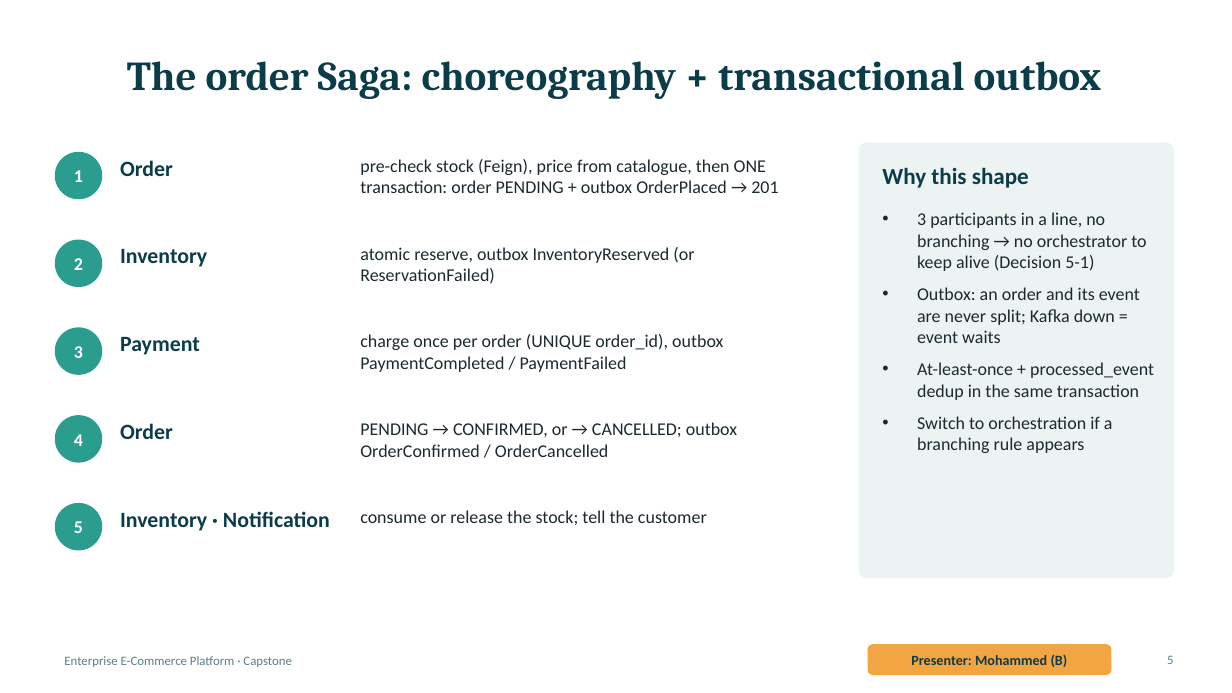
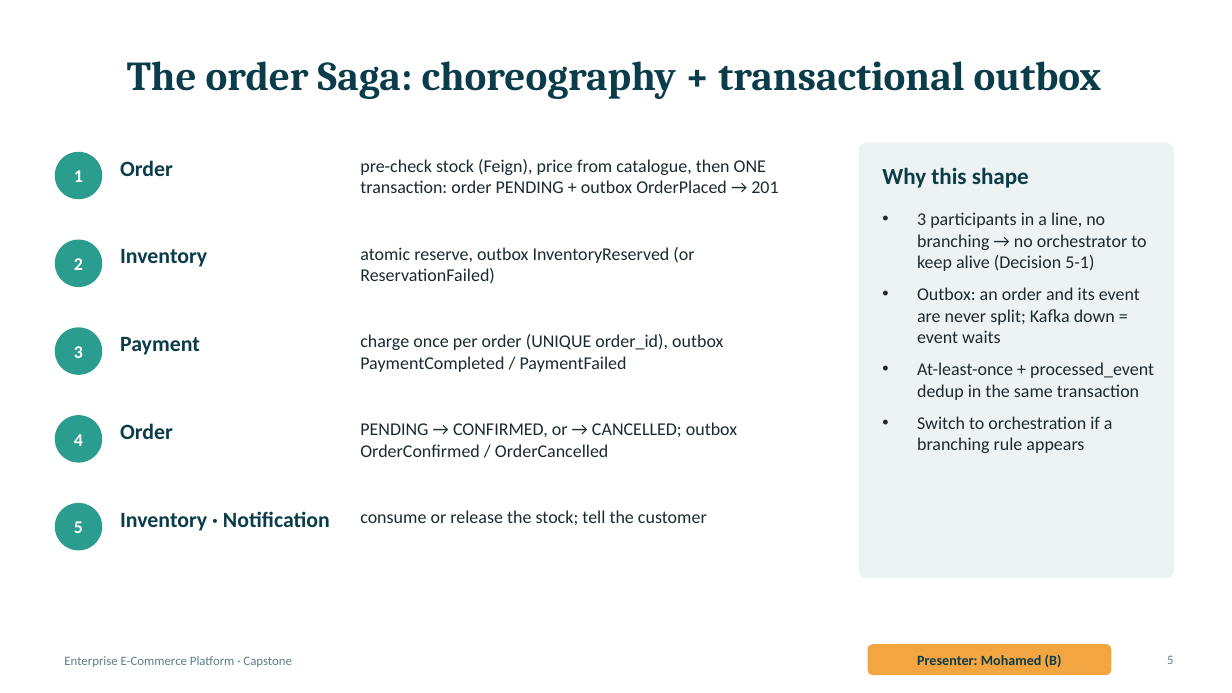
Before and after one commit to 13nour11/capstone-platform, a slide deck: slide 5 of docs/slides/capstone-final.pptx. Drawn at 1232x693 pixels with LibreOffice and Linux fonts; fonts in the diff are those of the drawing. Boxes give left, top, right and bottom in pixels: in the first picture for what was removed or moved away, otherwise in the second. Text is boxed around its words. In the diff, an @@ line names an element or a change of style, - is before the commit and + after.

Commit message:
capstone-L6: slides-with-live-screenshots-from-the-cluster-on-main
Four evidence slides from the kind run on main: Zipkin trace across HTTP and Kafka, B2 in
Grafana, ArgoCD 10/10 Synced/Healthy, CI on main + Platform Overview. Names as in the Team
Charter, presenter ranges updated, slide outline and demo script aligned with the deck.

```diff
--- a/docs/slides/capstone-final.pptx
+++ b/docs/slides/capstone-final.pptx
@@ text in rounded rectangle at box(917, 654, 1062, 667): text changed @@
-Presenter: Mohammed (B)
+Presenter: Mohamed (B)
```
Also in this commit, not shown: 7 other slides changed, 4 slides added, 10 other files.
